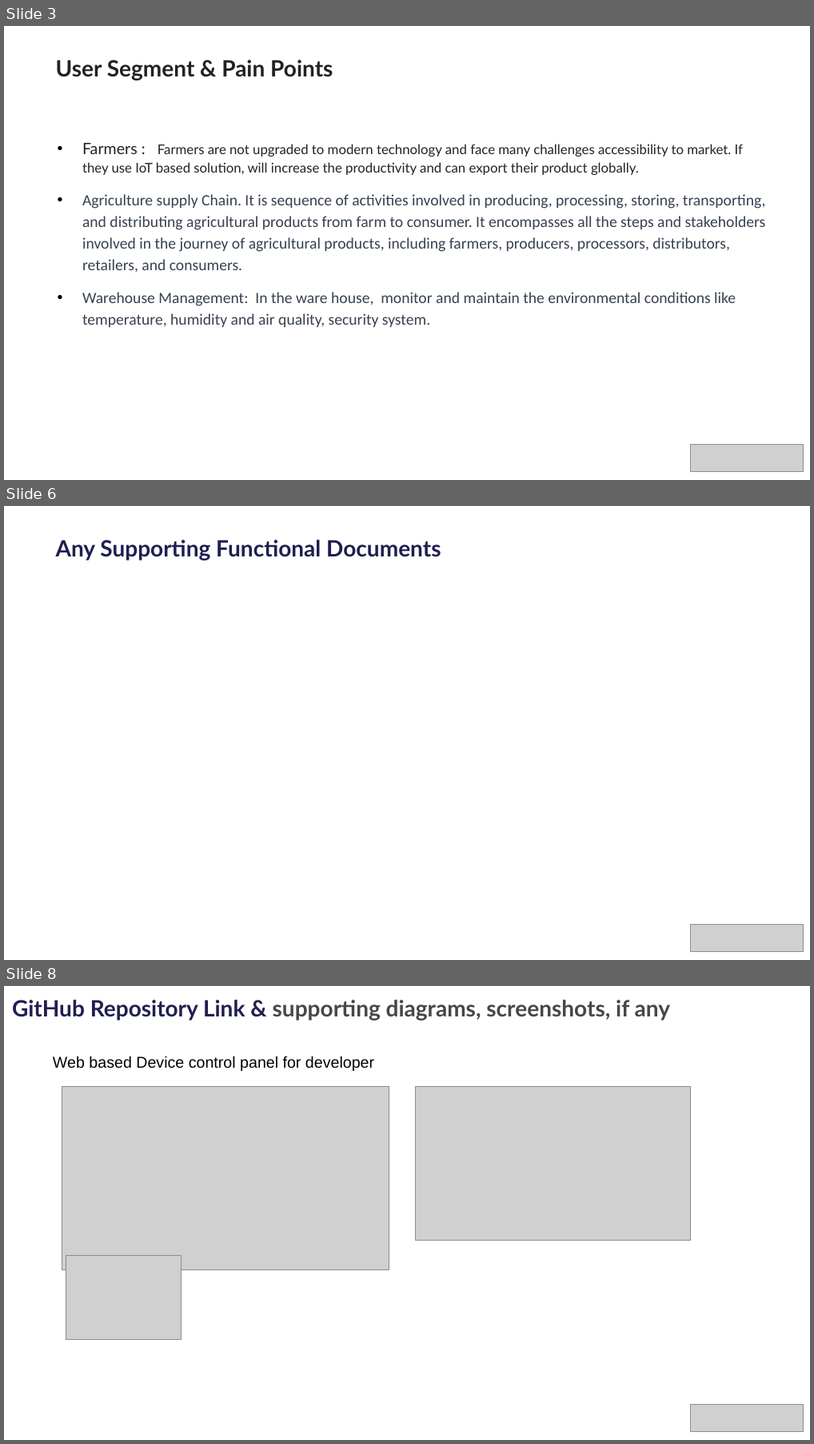
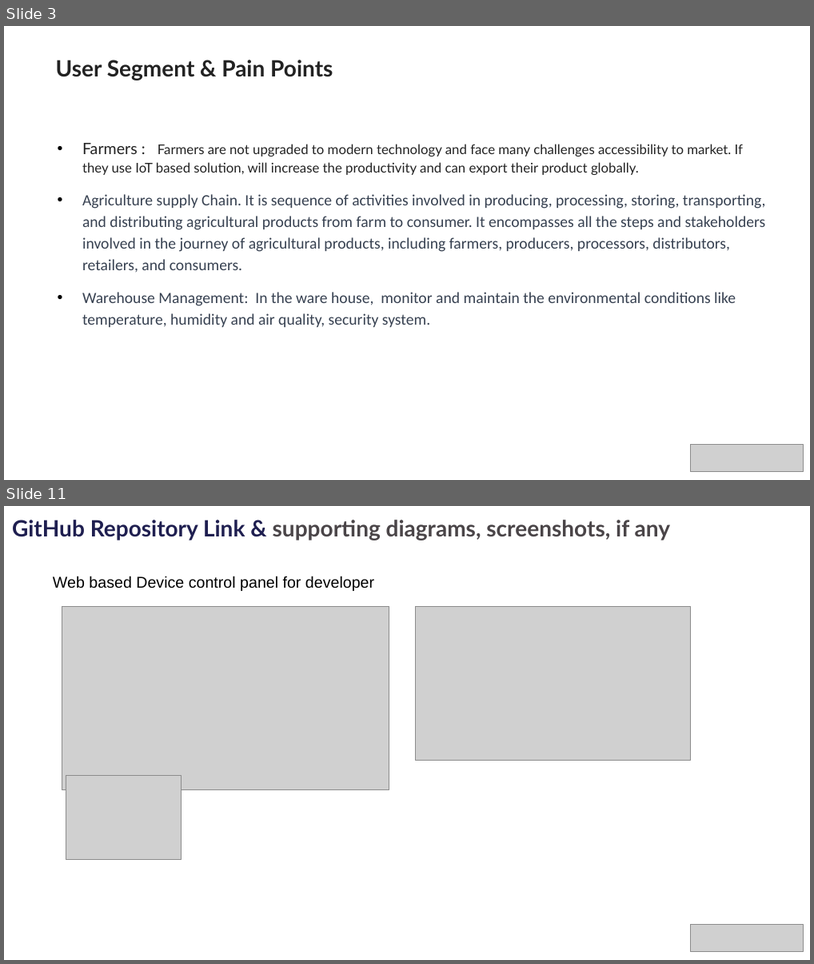
Before and after one commit to jbt1607/Sustainability-Hack, a slide deck: Idea/Smart Agriculture.pptx. Shown one above the other, each under a label of ours: slides 3, 6 and 8 before the commit, slides 3 and 11 after it; the slides between them are not shown. The pictures are 814x1444 and 814x964 pixels, drawn with LibreOffice and Linux fonts; fonts in the diff are those of the drawing; grey boxes stand for pictures; background and template pictures are left out. Boxes give left, top, right and bottom in pixels: in the first picture for what was removed or moved away, otherwise in the second. Text is boxed around its words. In the diff, an @@ line names an element or a change of style, - is before the commit and + after.

```diff
--- a/Idea/Smart Agriculture.pptx
+++ b/Idea/Smart Agriculture.pptx
@@ slide 6 removed at <box>4,506,810,960</box>, background #FFFFFF; not listed: 2 template elements that a slide beside it also shows @@
@@ title removed at <box>56,540,441,560</box> @@
-Any Supporting Functional Documents
@@ picture removed at <box>691,924,803,951</box> @@
@@ what was slide 8 is now slide 11 @@
```
Also in this commit, not shown: 4 slides changed, 4 slides added, 1 other file.
